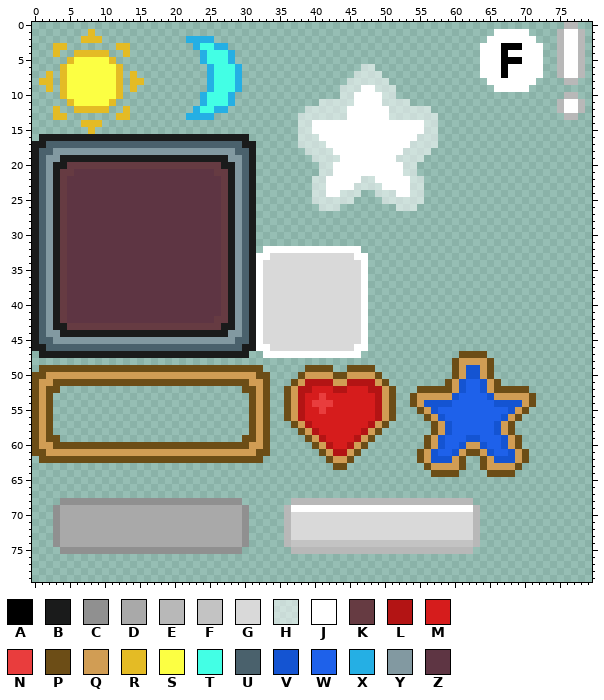
Two states of a pixel-art file, Assets/_MagicGame/Content/_Visuals/Art/_UI/HudElements/_UIHUDElements_ASE.aseprite. The picture above is the old version.
80x80 pixels, 1 frame. Colours within 5 levels of each other are drawn and written as one.
Palette (. is transparent): A #000000  B #1a1b1b  C #909090  D #a9a9a9  E #b8b8b8  F #c3c3c3  G #d9d9d9  H #ffffff89  J #ffffff  K #663b42  L #b31414  M #d61c1c  N #e93d3d  P #6c4d16  Q #d19d54  R #e4bb25  S #fcff43  T #43ffe5  U #4a616c  V #1454d2  W #1e61ea  X #25afe4  Y #8299a1  Z #5e3543
The same view after the edit:
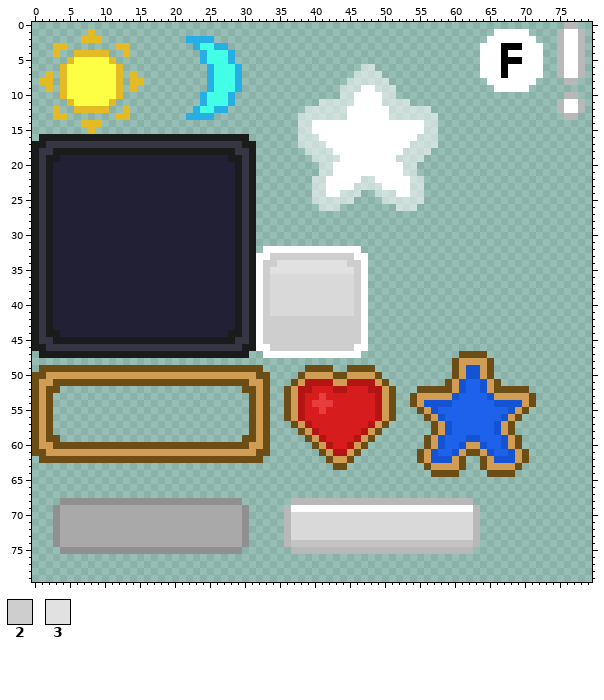
Colours new in this view: 2 #cecece  3 #e1e1e1
Edits made:
colour U: #4a616c -> #363544
colour Z: #5e3543 -> #222034
y 18: x 3..28 YYYYYYYYYYYYYYYYYYYYYYYYYY -> BBBBBBBBBBBBBBBBBBBBBBBBBB
y 19: x 2..29 YYBBBBBBBBBBBBBBBBBBBBBBBBYY -> BBZZZZZZZZZZZZZZZZZZZZZZZZBB
y 20: x 2..29 YBBKKKKKKKKKKKKKKKKKKKKKKBBY -> BZZZZZZZZZZZZZZZZZZZZZZZZZZB
y 21: x 2..5 YBKK -> BZZZ; x 26..29 KKBY -> ZZZB
y 22..32: x 2..4 YBK -> BZZ; x 27..29 KBY -> ZZB
y 33: x 2..4 YBK -> BZZ; x 27..29 KBY -> ZZB; x 34..45 GGGGGGGGGGGG -> 222222222222
y 34: x 2..4 YBK -> BZZ; x 27..29 KBY -> ZZB; x 33..46 GGGGGGGGGGGGGG -> 22333333333322
y 35: x 2..4 YBK -> BZZ; x 27..29 KBY -> ZZB; x 33..46 GGGGGGGGGGGGGG -> 23333333333332
y 36..41: x 2..4 YBK -> BZZ; x 27..29 KBY -> ZZB; x 33 G -> 2; x 46 G -> 2
y 42: x 2..4 YBK -> BZZ; x 26..29 KKBY -> ZZZB; x 33..46 GGGGGGGGGGGGGG -> 22222222222222
y 43: x 2..29 YBBKKKKKKKKKKKKKKKKKKKKKKBBY -> BZZZZZZZZZZZZZZZZZZZZZZZZZZB; x 33..46 GGGGGGGGGGGGGG -> 22222222222222
y 44: x 2..29 YYBBBBBBBBBBBBBBBBBBBBBBBBYY -> BBZZZZZZZZZZZZZZZZZZZZZZZZBB; x 33..46 GGGGGGGGGGGGGG -> 22222222222222
y 45: x 3..28 YYYYYYYYYYYYYYYYYYYYYYYYYY -> BBBBBBBBBBBBBBBBBBBBBBBBBB; x 33..46 GGGGGGGGGGGGGG -> 22222222222222
y 46: x 34..45 GGGGGGGGGGGG -> 222222222222
Boxes around the changes in both pictures, in picture pixels (x1, y1, x2, y2):
changed: (39, 141, 361, 351)
